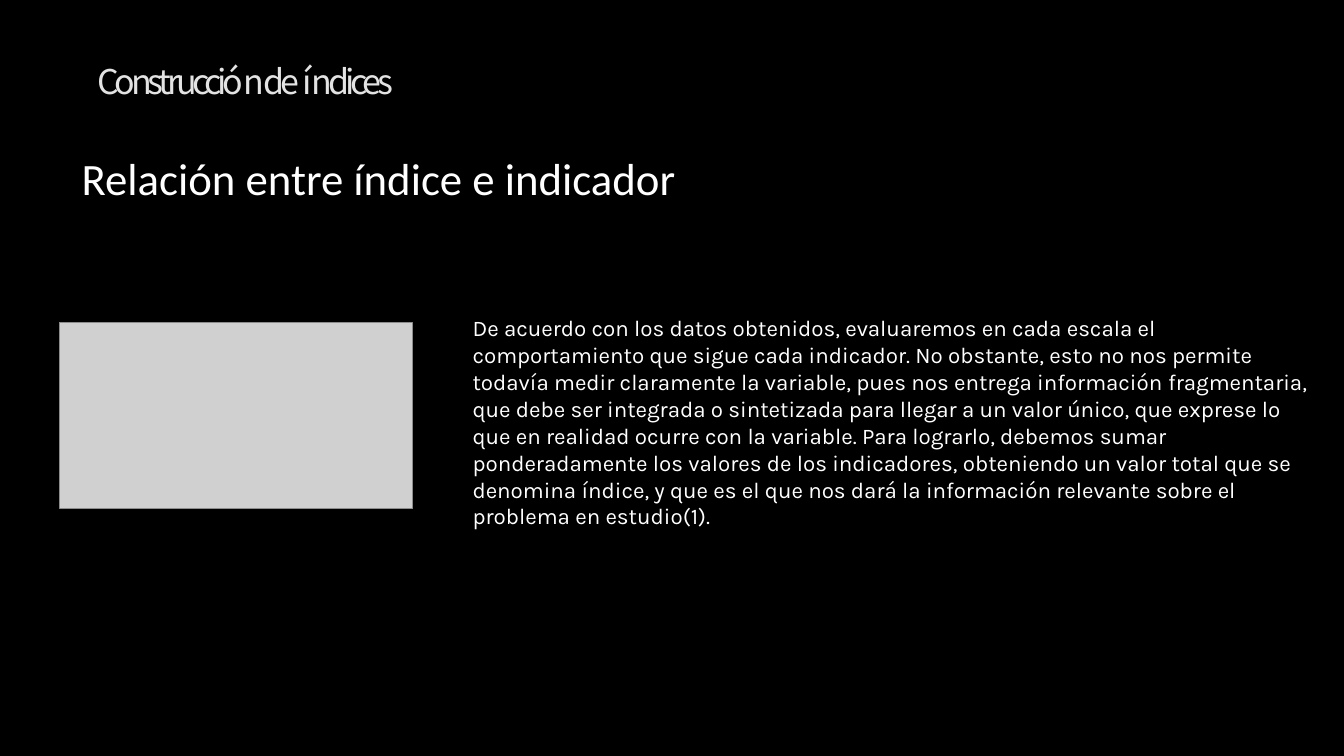
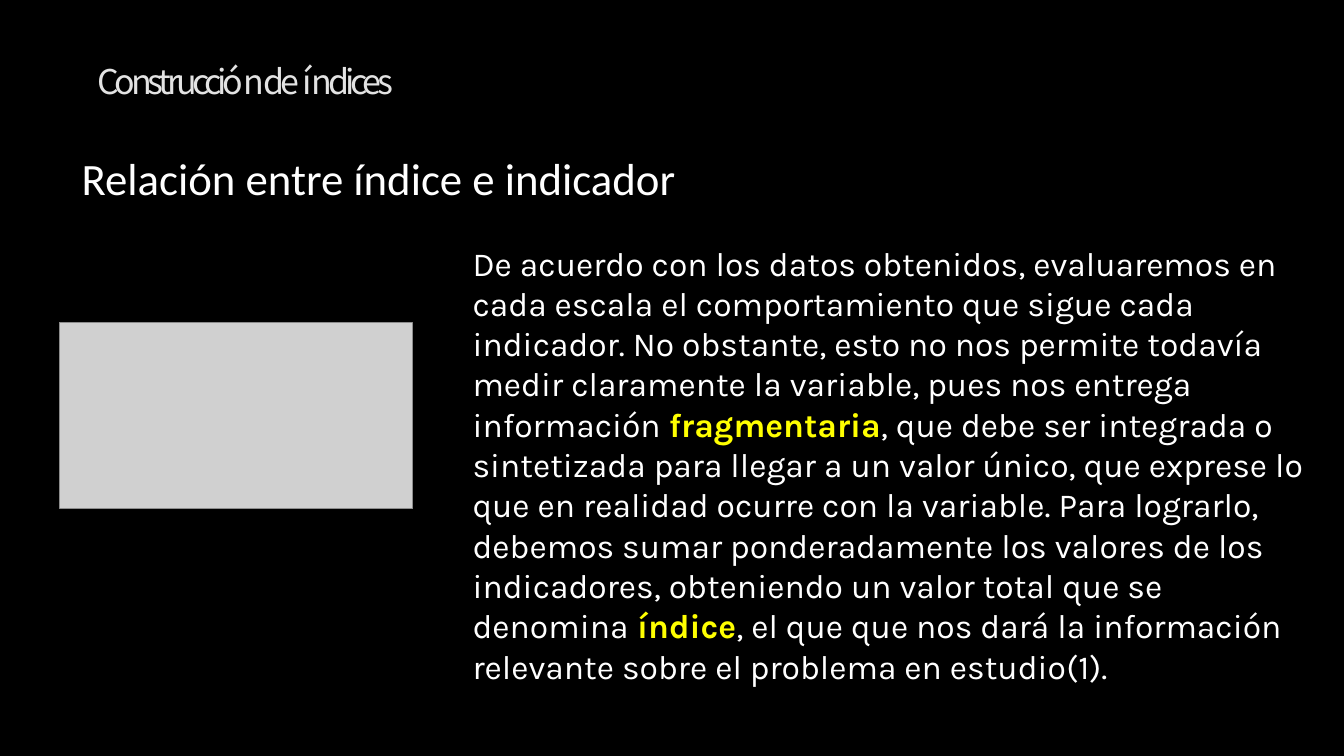
Before and after one commit to Sud-Austral/ds_indices, a slide deck: slide 3 of indices.pptx. Drawn at 1344x756 pixels with LibreOffice and Linux fonts; fonts in the diff are those of the drawing; grey boxes stand for pictures; background and template pictures are left out. Boxes give left, top, right and bottom in pixels: in the first picture for what was removed or moved away, otherwise in the second. Text is boxed around its words. In the diff, an @@ line names an element or a change of style, - is before the commit and + after.

```diff
--- a/indices.pptx
+++ b/indices.pptx
@@ text at bbox=[473, 253, 1303, 687]: text changed; size 16 to 24 pt @@
-De acuerdo con los datos obtenidos, evaluaremos en cada escala el comportamiento que sigue cada indicador. No obstante, esto no nos permite todavía medir claramente la variable, pues nos entrega información fragmentaria, que debe ser integrada o sintetizada para llegar a un valor único, que exprese lo que en realidad ocurre con la variable. Para lograrlo, debemos sumar ponderadamente los valores de los indicadores, obteniendo un valor total que se denomina índice, y que es el que nos dará la información relevante sobre el problema en estudio(1).
+De acuerdo con los datos obtenidos, evaluaremos en cada escala el comportamiento que sigue cada indicador. No obstante, esto no nos permite todavía medir claramente la variable, pues nos entrega información fragmentaria, que debe ser integrada o sintetizada para llegar a un valor único, que exprese lo que en realidad ocurre con la variable. Para lograrlo, debemos sumar ponderadamente los valores de los indicadores, obteniendo un valor total que se denomina índice, el que que nos dará la información relevante sobre el problema en estudio(1).
```
Also in this commit, not shown: 15 other slides changed, 13 slides added, 9 slides removed.
